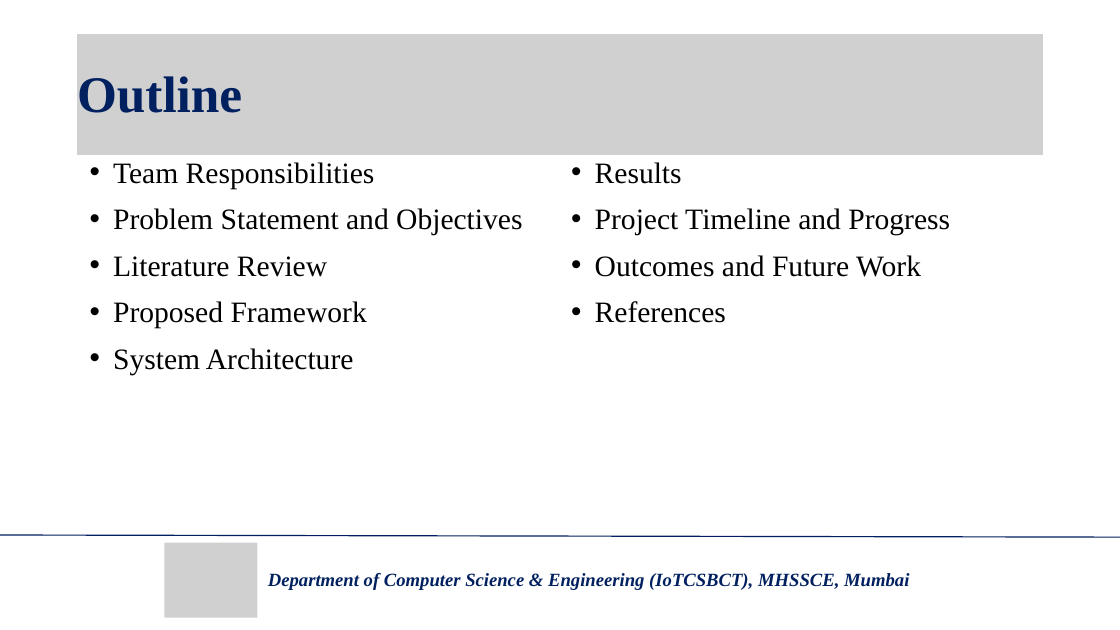
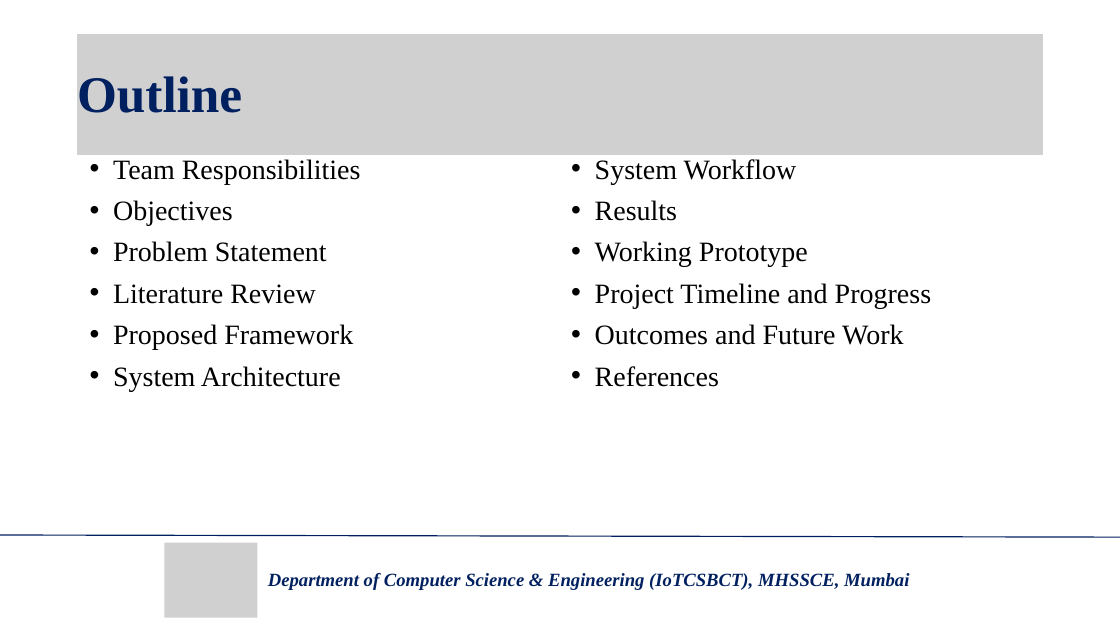
Before and after one commit to samidaire/owasp-ai-model-watermarking, a slide deck: slide 2 of OWASP AI Model Watermarking - Updated.pptx. Drawn at 1120x630 pixels with LibreOffice and Linux fonts; fonts in the diff are those of the drawing; grey boxes stand for pictures. Boxes give left, top, right and bottom in pixels: in the first picture for what was removed or moved away, otherwise in the second. Text is boxed around its words. In the diff, an @@ line names an element or a change of style, - is before the commit and + after.

Commit message:
docs: expand the review presentation to 15 slides
Objectives is its own slide again (the original wording); the problem statement keeps the research gap and our
approach. Adds back the System Workflow slide (five protocol steps and the verifier's checks) and the Working
Prototype slide (dashboard and Verify ownership screenshots from docs/guide/img).

```diff
--- a/OWASP AI Model Watermarking - Updated.pptx
+++ b/OWASP AI Model Watermarking - Updated.pptx
@@ text at box(113, 159, 361, 391): size 38 to 36 pt in "Team Responsibilities", "Literature Review", "Proposed Framework", "System Architecture"; less space between paragraphs @@
@@ text at box(595, 159, 797, 184): paragraph added @@
+• System Workflow
@@ text at box(113, 200, 327, 262): text changed; size 38 to 36 pt @@
-• Problem Statement and Objectives
+• Objectives
+• Problem Statement
@@ text at box(595, 200, 931, 387): size 38 to 36 pt in "Results", "Project Timeline and Progress", "Outcomes and Future Work", "References"; less space between paragraphs @@
@@ text at box(595, 241, 808, 267): paragraph added @@
+• Working Prototype
```
Also in this commit, not shown: 1 other slide changed, 3 slides added.
